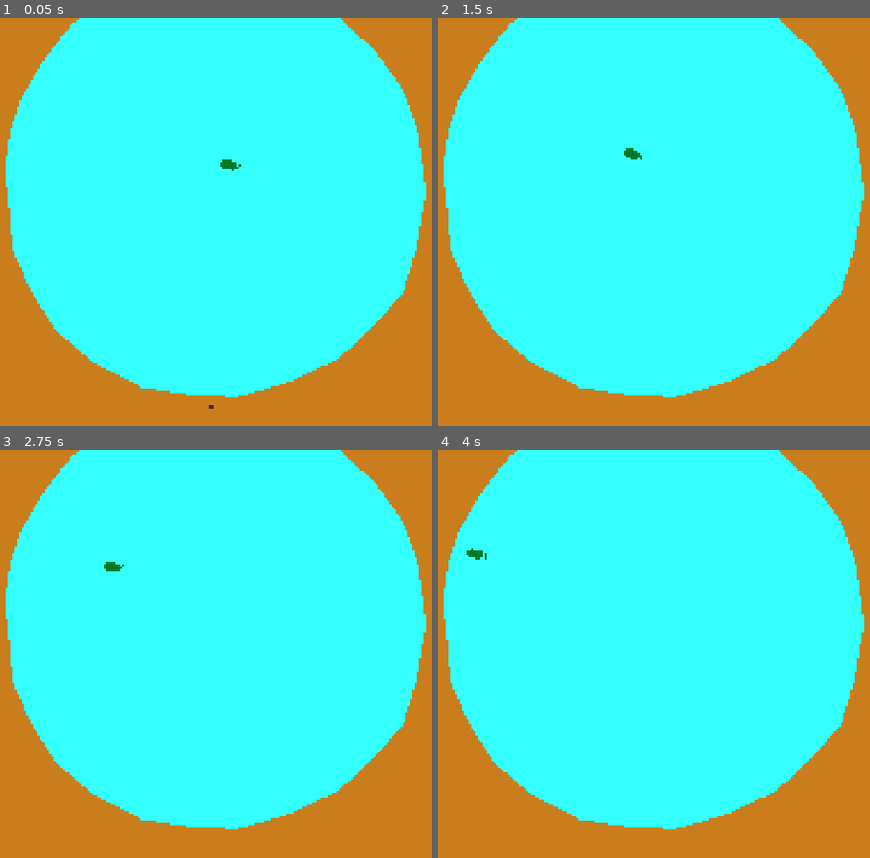
Above: before the commit, frames 1-4 (two rows, left to right).
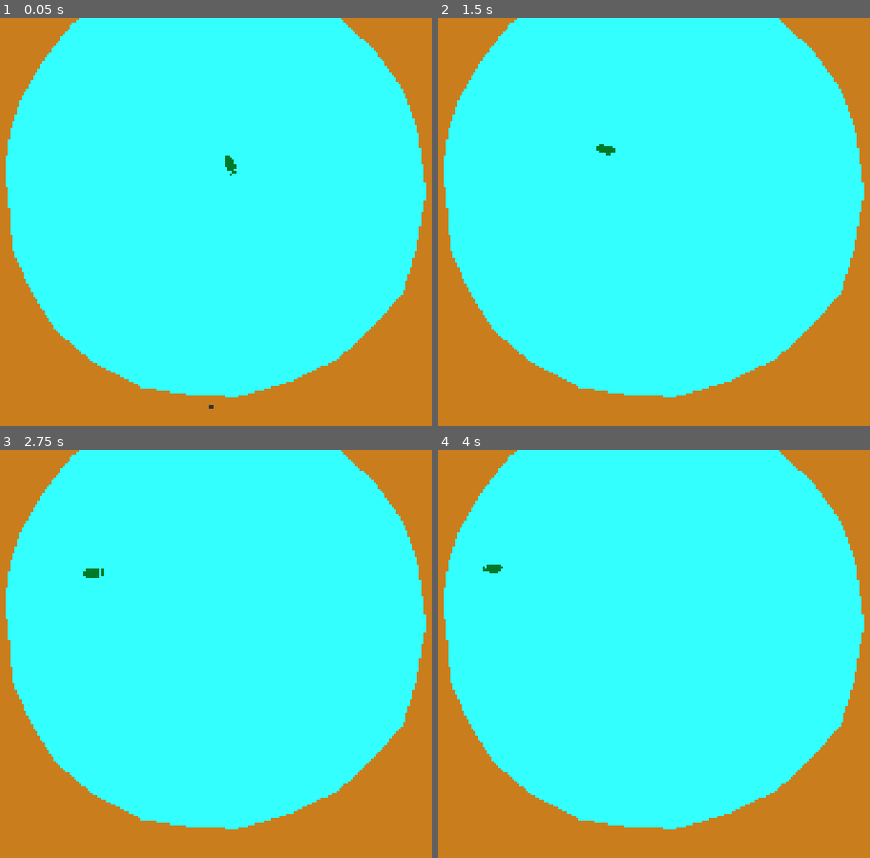
Above: after the commit, the same moments.

Repository: viggogoeth/NotMG
Game: Godot game, scene res://fishing/fishing_minigame.tscn
Two runs of this game, one before a commit and one after it. Both use one fixed random seed, a clock stepped at 60 frames per second and the inputs below. This scene is started directly instead of the project's main scene.
Inputs (mouse positions are in pixels of both pictures, inside the frame that each line leads up to):
- Up to frame 1 (0.05 s): no input
- Up to frame 2 (1.5 s): tap Enter at 0.5 s; move the mouse to (835, 209) at 0.52 s; hold D (move_right) 0.53-1.25 s; tap Space (dodge) at 0.6 s; click (835, 209) at 0.67 s; drag from (515, 254) to (649, 160) at 1.27 s
- Up to frame 3 (2.75 s): move the mouse to (306, 572) at 2.02 s; press the mouse at (306, 572) at 2.03 s; hold D (move_right) from 2.03 s (still down)
- Up to frame 4 (4 s): release D (move_right) at 2.75 s; release the mouse at (744, 572) at 2.75 s; drag from (632, 751) to (442, 600) at 2.77 s; move the mouse to (outside the picture) at 3.52 s; hold A (move_left) from 3.53 s (still down); tap / (zoom_out) at 3.6 s

The runs differ from the first frame. In frame 1, less than 0.1% of the frame differs, in the area x 50-56%, y 33-39%; in frame 2, 0.2%; in frame 3, 0.2%, in the area x 19-29%, y 27-32%; in frame 4, 0.2%.

Commit message:
more fishie movement

Diff:
--- a/fishing/fish.gd
+++ b/fishing/fish.gd
@@ -34,12 +34,16 @@
 	var old_direction = velocity.normalized()
 	var new_x: float
 	var new_y: float
+
+	new_x = old_direction.x + rand.randf_range(-0.2, 0.2)
+	new_y = old_direction.y + rand.randf_range(-0.2, 0.2)
+
 	if edge_vision.is_colliding():
-		new_x = -old_direction.x
-		new_y = -old_direction.y
-	else:
-		new_x = old_direction.x + rand.randf_range(-0.2, 0.2)
-		new_y = old_direction.y + rand.randf_range(-0.2, 0.2)
+		if abs(old_direction.x) > abs(old_direction.y):
+			new_x = -old_direction.x
+		else:
+			new_y = -old_direction.y
+
 	var new_direction = Vector2(new_x, new_y)
 
 	print(new_direction)
@@ -50,8 +54,15 @@
 	tween.tween_property(self, "velocity", new_velocity, 0.2)
 
 	var new_rotation = new_direction.angle() + PI / 2
-	#tween.tween_property(self, "rotation", new_rotation, 0.2)
-	rotation = new_rotation
+	tween_rotation(new_rotation)
+
+
+func tween_rotation(target_angle: float) -> void:
+	var tween = create_tween()
+	var current_angle = rotation
+	var diff = wrapf(target_angle - current_angle, -PI, PI)
+	var final_target = current_angle + diff
+	tween.tween_property(self, "rotation", final_target, 0.2)
 
 func charge_rod(delta: float) -> void:
 	if rod_charge < 100:
--- a/fishing/fishing_minigame.tscn
+++ b/fishing/fishing_minigame.tscn
@@ -47,6 +47,7 @@
 polygon = PackedVector2Array(0, -28, 11, -17, 11, 10, 1, 16, 9, 23, -9, 23, -1, 16, -11, 10, -11, -17)
 
 [node name="MovementUpdateTimer" type="Timer" parent="Fish" unique_id=1779976032]
+wait_time = 0.5
 one_shot = true
 autostart = true
 
